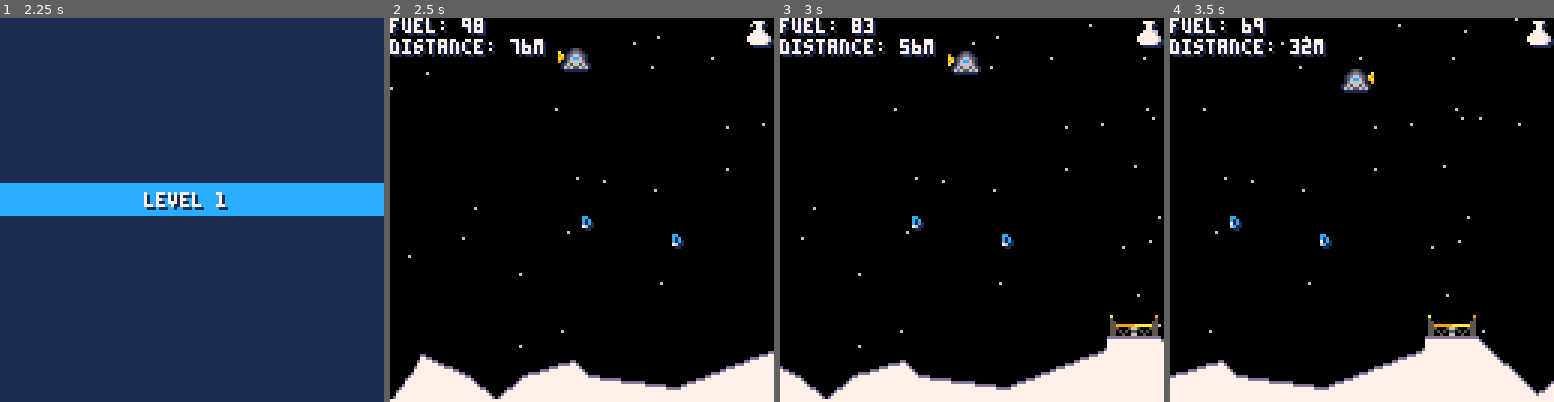
Above: before the commit, frames 1-4 (left to right).
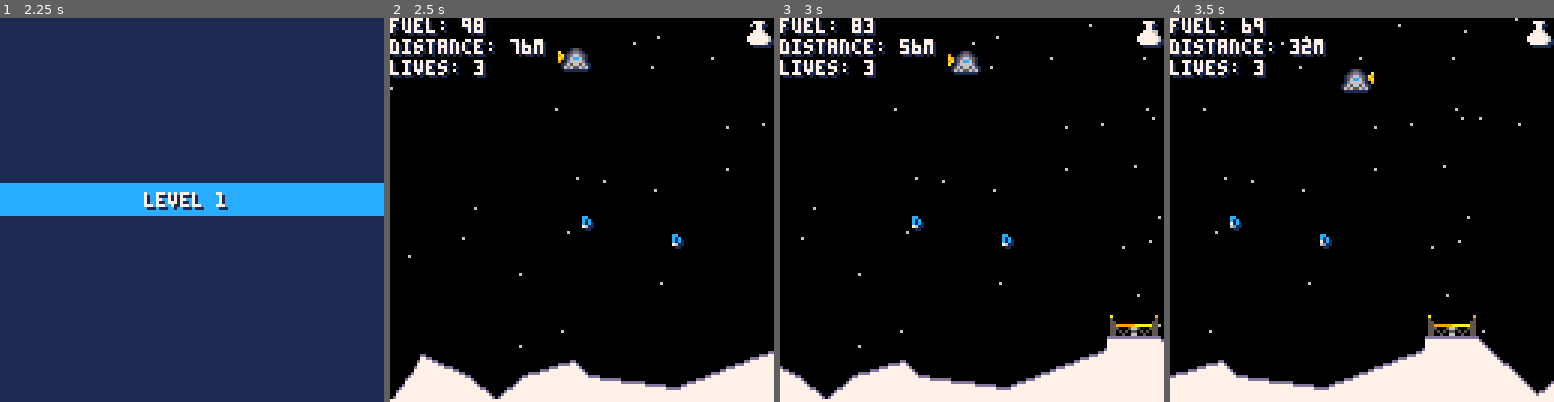
Above: after the commit, the same moments.

Repository: lewsid/moon-missions
Game: PICO-8 cartridge munlander.p8
Two runs of this game, one before a commit and one after it. Both use one fixed random seed, a clock stepped at 60 frames per second and the inputs below.
Inputs:
- Up to frame 1 (2.25 s): tap X (X key) at 0.33, 1.07, 1.85 s; hold Right 1.6-2.1 s; hold Up from 2.15 s (still down)
- Up to frame 2 (2.5 s): release Up at 2.42 s; hold Right from 2.47 s (still down)
- Up to frame 3 (3 s): keep holding Right; tap X (X key) at 2.97 s
- Up to frame 4 (3.5 s): release Right at 3.03 s; hold Left from 3.08 s (still down)

Frame 1 is identical in both runs. In frame 2, 0.6% of the frame differs, in the area x 0-25%, y 10-16%; in frame 3, 0.6%; in frame 4, 0.6%.

Commit message:
added game over state, lives

Diff:
--- a/munlander.p8
+++ b/munlander.p8
@@ -7,23 +7,7 @@
 version="a.0.88"
 
 --game parameters
-config={
-	start_fuel=100,
-	base_ground=110,
-	gravity=.02,
-	thrust=.15,
-	start_x=58,
-	start_y=10,
-	last_edge=0,
-	game_state="gameintro",
-	level=1,
-	collected=0,
-	percent_collected=0,
-	max_x=5000,
-	score=0,
-	total_score=0
-}
-
+config={}
 upkeep={frames=0,seconds=0}
 ship={}
 levels={}
@@ -39,6 +23,7 @@
 banner={intro=12,subhead=1,start,score=12,good=11,bad=8,left=0,right=128}
 
 function _init()
+ init_config()
 	init_levels()
 end
 
@@ -61,9 +46,14 @@
 	elseif(config.game_state=="started") then
 		handle_gameplay()
 	elseif(config.game_state=="over-bad") then
-		if(btn(❎)) then
-			init_level(true)
-			reset_banner()
+		if(config.lives>0) then
+		 if(btn(❎)) then
+		  config.lives-=1
+			 init_level(true)
+			 reset_banner()
+		 end
+		else
+		 config.game_state="game-over"
 		end
 	elseif(config.game_state=="over-good") then
 		if(btn(❎)) then
@@ -71,10 +61,34 @@
 			init_level(false)
 			reset_banner()
 		end
+	elseif(config.game_state=="game-over") then
+	 if(btn(❎)) then
+	  init_config()
+	 end
 	end
 end
 -->8
 --inits
+
+function init_config()
+ config={
+  start_fuel=100,
+	 base_ground=110,
+	 gravity=.02,
+	 thrust=.15,
+	 start_x=58,
+	 start_y=10,
+	 last_edge=0,
+	 game_state="gameintro",
+	 level=1,
+	 collected=0,
+	 percent_collected=0,
+	 max_x=5000,
+	 score=0,
+	 total_score=0,
+	 lives=3
+ }
+end
 
 --level config
 function init_levels()
@@ -446,7 +460,8 @@
 	--stars forever
 	foreach(stars, draw_star)
 
-	if(config.game_state!="gameintro") then
+	if(config.game_state!="gameintro"
+	 and config.game_state!="game-over") then
 		draw_ship()
 		draw_pad()
 		draw_ground()
@@ -470,6 +485,13 @@
 		or config.game_state=="over-bad") then
 		draw_game()
 		draw_end()
+	elseif(config.game_state=="game-over") then
+		draw_banner(banner.bad,
+			"game over",45,-10,true)
+		draw_banner(banner.subhead,
+			"score: "..config.score,41,1,true)
+	 draw_banner(banner.start,
+			"press ❎ to reset",31,20,true)
 	end
 end
 
@@ -503,6 +525,10 @@
 		cam.x+1,8,1)
 	print("distance: "..ceil(pad.x-ship.x+4).."m",
 		cam.x,7,7)
+	print("lives: "..config.lives,
+		cam.x+1,15,1)
+	print("lives: "..config.lives,
+		cam.x,14,7)
 
 	--data icon (fill-up)
 	step=0
@@ -518,25 +544,25 @@
 	spr(49+step,cam.x+119,1)
 end
 
---draw end game state
+--draw end level state
 function draw_end()
 	if(config.game_state=="over-good") then
 		calc_score()
 
 		draw_banner(banner.good,
-			"mission accomplished",23,-31,true)
+			"mission accomplished",23,-30,true)
   draw_banner(banner.subhead,
 			"distance: "..pad.x-config.start_x.."m ("..((pad.x-config.start_x)*10)..")",
-			28,-19,true)
+			26,-19,true)
 		draw_banner(banner.subhead,
 			"fuel: "..ship.fuel.." ("..(ship.fuel*10)..")",
-			44,-8,true)
+			34,-8,true)
 		draw_banner(banner.subhead,
-			"data: "..config.collected.."/"..#pickups.." (x"..config.collected..")",
-			44,3,true)
+			"data collected: "..config.collected.."/"..#pickups.." (x"..config.collected..")",
+			16,3,true)
 		draw_banner(banner.intro,
 			"score: "..config.score,
-			40,15,true)
+			40,14,true)
 		draw_banner(banner.start,
 			"press ❎ to continue",24,26,true)
 	elseif(config.game_state=="over-bad" or
@@ -733,15 +759,19 @@
 -->8
 --todos
 
---[ ] add lives (x3)
-
---[ ] add game over screen
+--[  ] fix game-over reset
+--     force moon animation to
+--     complete
+
+--[❎] add lives (x3)
+
+--[❎] add game over screen
 --    with score
 
---[ ] fix level re-init after
+--[❎] fix level re-init after
 --    mission fail
 
---[ ] land speed indicator
+--[  ] land speed indicator
 --    (flashing, red/green)
 
 --[❎] incorporate distnace
@@ -755,9 +785,9 @@
 --[❎] fix pad spawning in
 --     air bug
 
---[ ] finish contructing levels
-
---[ ] add star icon when all
+--[  ] finish contructing levels
+
+--[  ] add star icon when all
 --    pickups are collected
 
 --[ ] add high score view
@@ -796,10 +826,10 @@
 00111100007776000077760000777600007776000000000000000000000000000000000000000000000000000000000000000000000000000000000000000000
 00011000000770000007700000077000000770000000000000000000000000000000000000000000000000000000000000000000000000000000000000000000
 00011000000770000007700000077000000770000000000000000000000000000000000000000000000000000000000000000000000000000000000000000000
-00111100007776000077760000777600007776000000000000000000000000000000000000000000000000000000000000000000000000000000000000000000
-01111110077777600777776007777760077cc7600000000000000000000000000000000000000000000000000000000000000000000000000000000000000000
-11111111777777767777777677cccc7677cccc760000000000000000000000000000000000000000000000000000000000000000000000000000000000000000
-111111117777777677cccc7677cccc7677cccc760000000000000000000000000000000000000000000000000000000000000000000000000000000000000000
+00111100007776000077760000777600007776000006600000011000000000000000000000000000000000000000000000000000000000000000000000000000
+01111110077777600777776007777760077cc7600006610000011000000000000000000000000000000000000000000000000000000000000000000000000000
+11111111777777767777777677cccc7677cccc760060160000100100000000000000000000000000000000000000000000000000000000000000000000000000
+111111117777777677cccc7677cccc7677cccc760001001000000000000000000000000000000000000000000000000000000000000000000000000000000000
 01111110077777600777776007777760077777600000000000000000000000000000000000000000000000000000000000000000000000000000000000000000
 00000000000000000000000000000000000000000000000000000000000000000000000000000000000000000000000000000000000000000000000000000000
 00000000000000000000000000000000000000000000000000000000d666d66d6ddddddd00000000000000000000000000000000000000000000000000000000
